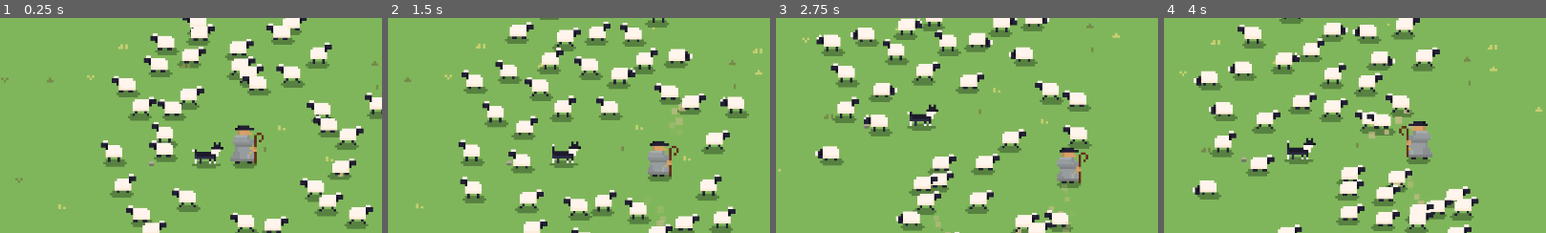
Above: before the commit, frames 1-4 (left to right).
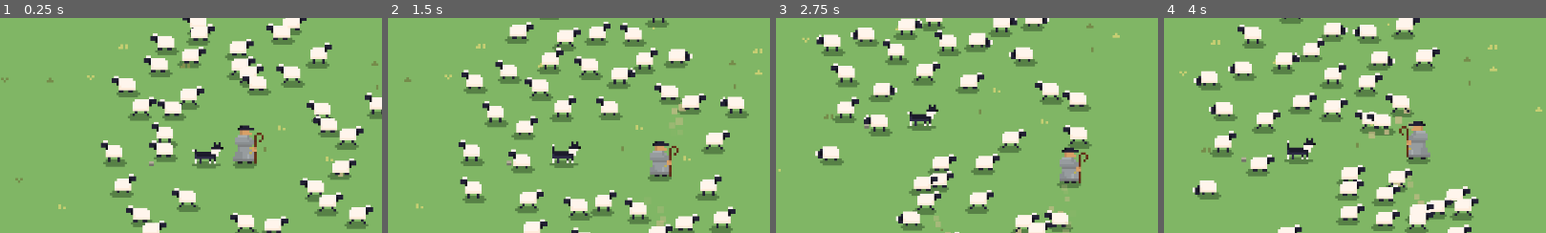
Above: after the commit, the same moments.

Repository: jaimegomesparente/wooly-caravan
Game: Godot game, scene res://scenes/main/main.tscn
Same seed, same stepped clock (60 frames per second), same inputs: the game is played once before the commit and once after it.
Inputs (mouse positions are % of the whole screen's width and height, from its top left):
- Up to frame 1 (0.25 s): no input
- Up to frame 2 (1.5 s): move the mouse to (72, 45) at 0.52 s; hold Right (move_right) 0.53-1.28 s; hold Mouse wheel up (zoom_in) 0.53-1.28 s; move the mouse to (30, 55) at 1.27 s; hold Down (move_down) from 1.28 s (still down); tap Mouse wheel down (zoom_out) at 1.35 s
- Up to frame 3 (2.75 s): move the mouse to (60, 28) at 2.02 s; release Down (move_down) at 2.03 s; hold Right (move_right) from 2.03 s (still down); hold Mouse wheel up (zoom_in) from 2.03 s (still down)
- Up to frame 4 (4 s): move the mouse to (45, 70) at 2.77 s; release Right (move_right) at 2.78 s; release Mouse wheel up (zoom_in) at 2.78 s; hold Up (move_up) 2.78-3.53 s; tap Mouse wheel down (zoom_out) at 2.85 s; move the mouse to (80, 65) at 3.52 s; hold Left (move_left) from 3.53 s (still down); hold Mouse wheel up (zoom_in) from 3.53 s (still down)
The pictures show only the part of the screen within x 18-68%, y 17-67%; the shares and areas given below are measured in that part.

The runs differ from the first frame. In frame 1, 0.1% of the frame differs, in the area x 60-64%, y 49-68%; in frame 2, 0.1%; in frame 3, 0.2%, in the area x 73-79%, y 60-77%; in frame 4, 0.2%.

Commit message:
chore(main): touch up shepherd sprite, patch color and editor uids

Diff:
--- a/resources/wolf.tres
+++ b/resources/wolf.tres
@@ -1,6 +1,6 @@
-[gd_resource type="Resource" script_class="EnemyData" format=3]
+[gd_resource type="Resource" script_class="EnemyData" format=3 uid="uid://bermgtp343kji"]
 
-[ext_resource type="Script" path="res://resources/enemy_data.gd" id="1_script"]
+[ext_resource type="Script" uid="uid://cwqcn0bo3m764" path="res://resources/enemy_data.gd" id="1_script"]
 
 [resource]
 script = ExtResource("1_script")
--- a/scenes/main/ground.gd
+++ b/scenes/main/ground.gd
@@ -37,7 +37,7 @@
 
 @export_group("Palette")
 @export var grass_color: Color = Color(0.605, 0.68, 0.415, 1.0)
-@export var patch_color: Color = Color(0.503, 0.714, 0.359, 1.0)
+@export var patch_color: Color = Color(0.502, 0.712, 0.395, 1.0)
 @export var edge_color: Color = Color(0.12, 0.27, 0.14)
 @export var edge_line_color: Color = Color(0.08, 0.19, 0.1)
 @export var tuft_dark_color: Color = Color(0.46, 0.544, 0.289)
Binary file changed: art/sprites/shepherd/shepherd-Sheet.png
Not shown: 1 places in scenes/main/main.tscn that only renumber resources
